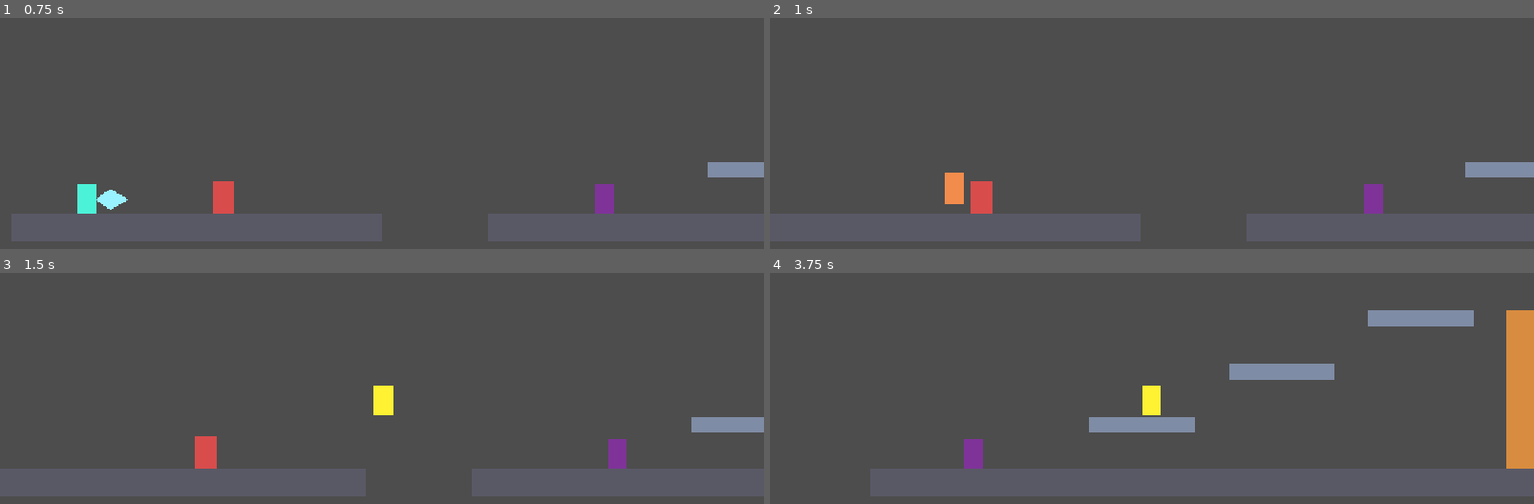
Above: before the commit, frames 1-4 (two rows, left to right).
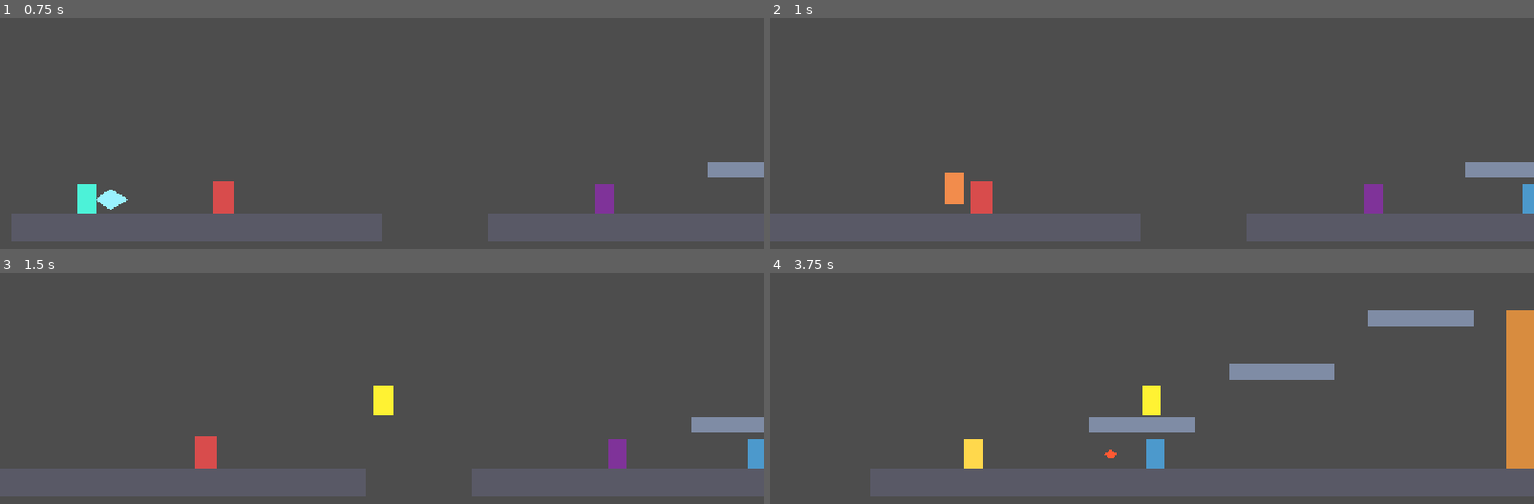
Above: after the commit, the same moments.

Repository: aslan997/Zayr
Game: Godot game, scene res://scenes/regions/TestArena.tscn
Same seed, same stepped clock (60 frames per second), same inputs: the game is played once before the commit and once after it.
Inputs:
- Up to frame 1 (0.75 s): tap Enter at 0.5 s; hold Right (move_right) from 0.53 s (still down); tap J (attack) at 0.6 s
- Up to frame 2 (1 s): keep holding Right (move_right); tap Space (jump) at 0.77 s; tap Shift (dash) at 0.8 s
- Up to frame 3 (1.5 s): keep holding Right (move_right); tap Space (jump) at 1.07 s; tap Shift (dash) at 1.35 s
- Up to frame 4 (3.75 s): tap Space (jump) at 1.52, 1.55, 1.82, 2.1, 3.02, 3.32 s; release Right (move_right) at 2.03 s; hold Left (move_left) 2.03-2.78 s; tap J (attack) at 2.3, 2.85 s; hold Right (move_right) from 2.78 s (still down); tap Shift (dash) at 3.05, 3.6 s

Frame 1 is identical in both runs. In frame 2, 0.2% of the frame differs, in the area x 98-100%, y 71-85%; in frame 3, 0.3%; in frame 4, 0.7%, in the area x 25-52%, y 71-85%.

Commit message:
Add combat prototype milestone 9: ranged enemy and Projectile primitive
Refactors EnemyController to program against a new EnemyAIBase
interface (facing, move_velocity_x, is_attacking, physics_update())
instead of the concrete EnemyAI class - required, not incidental,
since Godot's static @onready typing meant it couldn't otherwise host
a second AI. Also adds a shared attacking-tint telegraph on top of
each AI's own attack visual, benefiting the existing melee enemy too.

Adds Projectile (extends Hitbox: moving, single-use, travels in a
straight line, destroys itself on hit or after a lifetime) and
RangedEnemyAI, which fires one at the player on a cooldown when in
range. Projectile is written generically for reuse by the player's
own future ranged Veyr attack, not enemy-specific. Explicitly sets a
fired projectile's owner_body to the firing enemy after reparenting it
to the scene root, so the existing same-owner hit exclusion still
means what it should post-reparent.

Co-Authored-By: Claude Sonnet 5 <noreply@anthropic.com>

Diff:
--- /dev/null
+++ b/scenes/enemies/Projectile.tscn
@@ -0,0 +1,19 @@
+[gd_scene load_steps=3 format=3]
+
+[ext_resource type="Script" path="res://scripts/combat/Projectile.gd" id="1_proj"]
+
+[sub_resource type="RectangleShape2D" id="Shape_proj"]
+size = Vector2(14, 14)
+
+[node name="Projectile" type="Area2D"]
+collision_layer = 4
+collision_mask = 8
+script = ExtResource("1_proj")
+damage = 8.0
+
+[node name="CollisionShape2D" type="CollisionShape2D" parent="."]
+shape = SubResource("Shape_proj")
+
+[node name="Visual" type="Polygon2D" parent="."]
+color = Color(1, 0.35, 0.2, 1)
+polygon = PackedVector2Array(-10, 0, 0, -7, 10, 0, 0, 7)
--- /dev/null
+++ b/scenes/enemies/RangedEnemy.tscn
@@ -0,0 +1,41 @@
+[gd_scene load_steps=7 format=3]
+
+[ext_resource type="Script" path="res://scripts/enemies/EnemyController.gd" id="1_ctrl"]
+[ext_resource type="Script" path="res://scripts/enemies/RangedEnemyAI.gd" id="2_ai"]
+[ext_resource type="Script" path="res://scripts/combat/HealthComponent.gd" id="3_health"]
+[ext_resource type="Script" path="res://scripts/combat/Hurtbox.gd" id="4_hurtbox"]
+[ext_resource type="PackedScene" path="res://scenes/enemies/Projectile.tscn" id="5_projectile"]
+
+[sub_resource type="RectangleShape2D" id="RectangleShape2D_body"]
+size = Vector2(28, 46)
+
+[node name="RangedEnemy" type="CharacterBody2D"]
+collision_layer = 16
+collision_mask = 1
+script = ExtResource("1_ctrl")
+
+[node name="CollisionShape2D" type="CollisionShape2D" parent="."]
+position = Vector2(0, -23)
+shape = SubResource("RectangleShape2D_body")
+
+[node name="Visual" type="Polygon2D" parent="."]
+color = Color(0.3, 0.6, 0.8, 1)
+polygon = PackedVector2Array(-14, -46, 14, -46, 14, 0, -14, 0)
+
+[node name="AI" type="Node" parent="."]
+script = ExtResource("2_ai")
+projectile_scene = ExtResource("5_projectile")
+
+[node name="HealthComponent" type="Node" parent="."]
+script = ExtResource("3_health")
+max_health = 25.0
+
+[node name="Hurtbox" type="Area2D" parent="."]
+collision_layer = 8
+collision_mask = 0
+script = ExtResource("4_hurtbox")
+health_component_path = NodePath("../HealthComponent")
+
+[node name="CollisionShape2D" type="CollisionShape2D" parent="Hurtbox"]
+position = Vector2(0, -23)
+shape = SubResource("RectangleShape2D_body")
--- a/scenes/regions/TestArena.tscn
+++ b/scenes/regions/TestArena.tscn
@@ -1,9 +1,10 @@
-[gd_scene load_steps=14 format=3]
+[gd_scene load_steps=15 format=3]
 
 [ext_resource type="PackedScene" path="res://scenes/player/Player.tscn" id="1_player"]
 [ext_resource type="Script" path="res://scripts/combat/HealthComponent.gd" id="2_dummy_health"]
 [ext_resource type="Script" path="res://scripts/combat/Hurtbox.gd" id="3_dummy_hurtbox"]
 [ext_resource type="PackedScene" path="res://scenes/enemies/Enemy.tscn" id="4_enemy"]
+[ext_resource type="PackedScene" path="res://scenes/enemies/RangedEnemy.tscn" id="5_ranged_enemy"]
 
 [sub_resource type="RectangleShape2D" id="Shape_FloorA"]
 size = Vector2(560, 40)
@@ -70,6 +71,9 @@
 [node name="Enemy" parent="." instance=ExtResource("4_enemy")]
 position = Vector2(850, 568)
 
+[node name="RangedEnemy" parent="." instance=ExtResource("5_ranged_enemy")]
+position = Vector2(1150, 568)
+
 [node name="TrainingDummy" type="Node2D" parent="."]
 position = Vector2(320, 568)
 script = SubResource("GDScript_TrainingDummy")
--- /dev/null
+++ b/scripts/combat/Projectile.gd
@@ -0,0 +1,37 @@
+extends Hitbox
+class_name Projectile
+## A moving, single-use Hitbox - the first ranged enemy's shot, and
+## reusable later for Zayr's own "Veyr ranged attack" (docs/COMBAT.md §3,
+## not implemented yet). Travels in a straight line at `speed` in
+## `direction`, and destroys itself on landing a hit or after `lifetime`,
+## whichever comes first. Does not collide with world geometry yet -
+## passes through walls/floors rather than stopping at them; flagged as a
+## known simplification, not fixed here.
+##
+## Usage: instantiate, add to the tree, set position/direction/owner_body/
+## damage, then call activate() (inherited from Hitbox) - it does nothing
+## until activated, same as a melee Hitbox.
+
+@export var speed: float = 260.0
+@export var lifetime: float = 2.0
+
+## -1.0 = travels left, 1.0 = travels right.
+var direction: float = 1.0
+
+var _age: float = 0.0
+
+
+func _ready() -> void:
+	super._ready()
+	hit_landed.connect(_on_hit_landed)
+
+
+func _physics_process(delta: float) -> void:
+	position.x += direction * speed * delta
+	_age += delta
+	if _age >= lifetime:
+		queue_free()
+
+
+func _on_hit_landed(_hurtbox: Hurtbox) -> void:
+	queue_free()
--- a/scripts/enemies/EnemyAI.gd
+++ b/scripts/enemies/EnemyAI.gd
@@ -1,6 +1,6 @@
-extends Node
+extends EnemyAIBase
 class_name EnemyAI
-## First-enemy behavior: patrols between two points centered on its spawn
+## Melee enemy behavior: patrols between two points centered on its spawn
 ## position; when the player enters detection_range, chases them; when
 ## within attack_range, performs a telegraphed attack (own Hitbox) on a
 ## cooldown, standing still while doing so. Loses interest and resumes
@@ -32,12 +32,6 @@
 @export var attack_cooldown: float = 0.6
 @export var damage: float = 10.0
 @export var hit_offset: float = 24.0
-
-var facing: float = -1.0
-var is_attacking: bool = false
-## Horizontal velocity EnemyController should apply this frame; 0 while
-## attacking so the telegraph reads clearly.
-var move_velocity_x: float = 0.0
 
 var _attack_timer: float = 0.0
 var _cooldown_timer: float = 0.0
--- /dev/null
+++ b/scripts/enemies/EnemyAIBase.gd
@@ -0,0 +1,21 @@
+extends Node
+class_name EnemyAIBase
+## Common interface EnemyController expects from any enemy AI variant
+## (EnemyAI for the melee enemy, RangedEnemyAI for the ranged one).
+## EnemyController only ever talks to these fields/physics_update() - it
+## doesn't know or care which concrete AI is driving them, so new enemy
+## variants don't require any EnemyController change.
+
+## -1.0 = facing left, 1.0 = facing right.
+var facing: float = -1.0
+## Horizontal velocity EnemyController should apply this frame.
+var move_velocity_x: float = 0.0
+## True for the whole duration of an attack (windup through recovery) -
+## EnemyController uses this to show a shared "about to/currently
+## attacking" tint, on top of whatever attack-specific visual the AI
+## itself drives (a melee swing shape, a fired projectile, ...).
+var is_attacking: bool = false
+
+
+func physics_update(_delta: float) -> void:
+	pass
--- a/scripts/enemies/EnemyController.gd
+++ b/scripts/enemies/EnemyController.gd
@@ -1,19 +1,23 @@
 extends CharacterBody2D
 class_name EnemyController
-## Root controller for the first enemy. Applies gravity, takes horizontal
-## velocity from EnemyAI (patrol/chase/attack), and delegates behavior to
-## it, matching the Controller/component split used for the player.
-## Handles the hit-flash and death (fade + queue_free) feedback for this
-## enemy specifically.
+## Root controller shared by every enemy variant (melee EnemyAI, ranged
+## RangedEnemyAI, ...). Applies gravity, takes horizontal velocity from
+## whichever EnemyAIBase is attached, and handles the hit-flash/
+## attacking-tint/death feedback generically - it never needs to change
+## when a new AI variant is added, since it only talks to the EnemyAIBase
+## interface.
 
 @export var gravity: float = 1400.0
 
-@onready var ai: EnemyAI = $AI
+@onready var ai: EnemyAIBase = $AI
 @onready var health: HealthComponent = $HealthComponent
 @onready var visual: Polygon2D = $Visual
 
 const HURT_FLASH_DURATION: float = 0.08
 const DEATH_FADE_DURATION: float = 0.15
+## Shared "about to / currently attacking" telegraph tint, on top of
+## whatever attack-specific visual the AI itself drives.
+const ATTACKING_TINT: Color = Color(1.0, 0.85, 0.3)
 
 var _base_color: Color
 var _hurt_flash_timer: float = 0.0
@@ -40,7 +44,12 @@
 	move_and_slide()
 
 	_hurt_flash_timer = maxf(_hurt_flash_timer - delta, 0.0)
-	visual.color = Color.WHITE if _hurt_flash_timer > 0.0 else _base_color
+	if _hurt_flash_timer > 0.0:
+		visual.color = Color.WHITE
+	elif ai.is_attacking:
+		visual.color = ATTACKING_TINT
+	else:
+		visual.color = _base_color
 	visual.scale.x = ai.facing
 
 
--- /dev/null
+++ b/scripts/enemies/RangedEnemyAI.gd
@@ -0,0 +1,83 @@
+extends EnemyAIBase
+class_name RangedEnemyAI
+## Second enemy variant: stays put and fires a Projectile at the player
+## instead of melee attacking. Stationary - no movement toward/away from
+## the player yet (that would need a "keep at range"/kiting behavior this
+## first pass doesn't attempt). Finds the player via the "player" group
+## (Player.tscn adds itself to it), same as EnemyAI.
+
+@onready var body: CharacterBody2D = get_parent()
+
+@export var projectile_scene: PackedScene
+
+@export_group("Detection")
+@export var detection_range: float = 260.0
+
+@export_group("Ranged Attack")
+## Not from the design brief - placeholder, tunable.
+@export var attack_windup: float = 0.35
+@export var attack_cooldown: float = 1.1
+@export var damage: float = 8.0
+@export var projectile_speed: float = 260.0
+## Where the projectile spawns, relative to this enemy, in its facing
+## direction (matches the melee enemy's hit_offset convention).
+@export var muzzle_offset: Vector2 = Vector2(20.0, -23.0)
+
+var _attack_timer: float = 0.0
+var _cooldown_timer: float = 0.0
+var _player: Node2D = null
+
+
+func physics_update(delta: float) -> void:
+	_cooldown_timer = maxf(_cooldown_timer - delta, 0.0)
+	_find_player_if_needed()
+
+	if is_attacking:
+		_process_attack(delta)
+		return
+
+	if _player == null or not is_instance_valid(_player):
+		return
+
+	var to_player: float = _player.global_position.x - body.global_position.x
+	if absf(to_player) > detection_range:
+		return
+
+	facing = signf(to_player) if to_player != 0.0 else facing
+
+	if _cooldown_timer <= 0.0:
+		_start_attack()
+
+
+func _start_attack() -> void:
+	is_attacking = true
+	_attack_timer = 0.0
+
+
+func _process_attack(delta: float) -> void:
+	_attack_timer += delta
+	if _attack_timer >= attack_windup:
+		_fire()
+		is_attacking = false
+		_cooldown_timer = attack_cooldown
+
+
+func _fire() -> void:
+	if not projectile_scene:
+		return
+	var proj: Projectile = projectile_scene.instantiate()
+	body.get_tree().current_scene.add_child(proj)
+	proj.owner_body = body
+	proj.global_position = body.global_position + Vector2(muzzle_offset.x * facing, muzzle_offset.y)
+	proj.direction = facing
+	proj.speed = projectile_speed
+	proj.damage = damage
+	proj.activate()
+
+
+func _find_player_if_needed() -> void:
+	if _player and is_instance_valid(_player):
+		return
+	var players: Array = body.get_tree().get_nodes_in_group("player")
+	if players.size() > 0:
+		_player = players[0]
Not shown, added: scripts/combat/Projectile.gd.uid
Not shown, added: scripts/enemies/EnemyAIBase.gd.uid
Not shown, added: scripts/enemies/RangedEnemyAI.gd.uid
Not shown, changed: docs/ARCHITECTURE.md
Not shown, changed: docs/COMBAT.md
Not shown, changed: docs/PROGRESS.md
